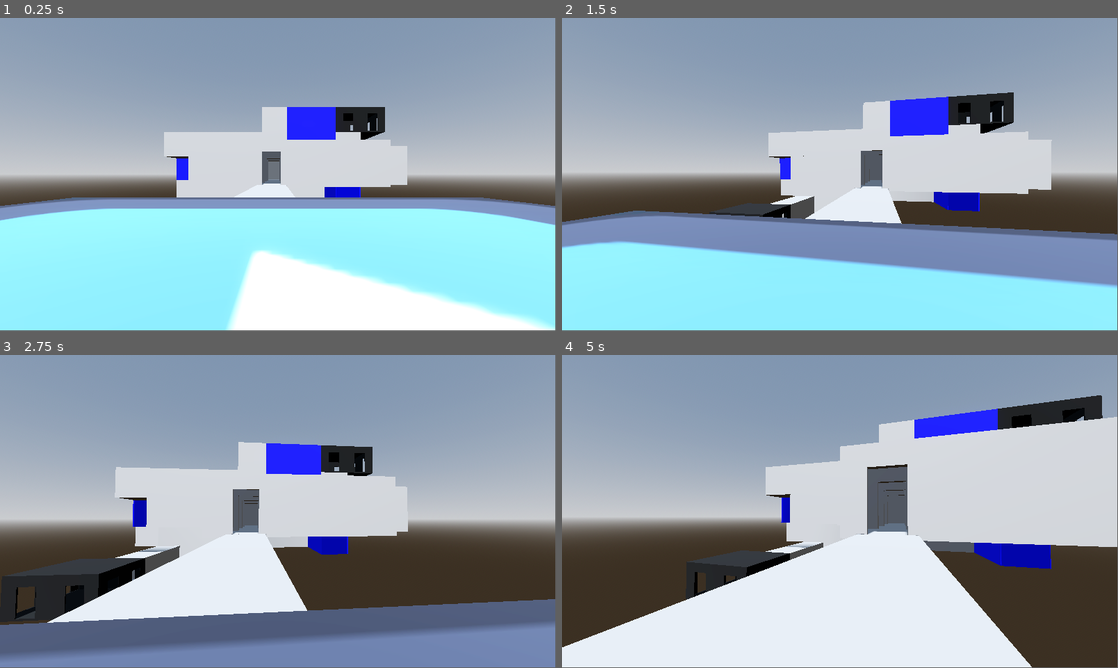
Above: before the commit, frames 1-4 (two rows, left to right).
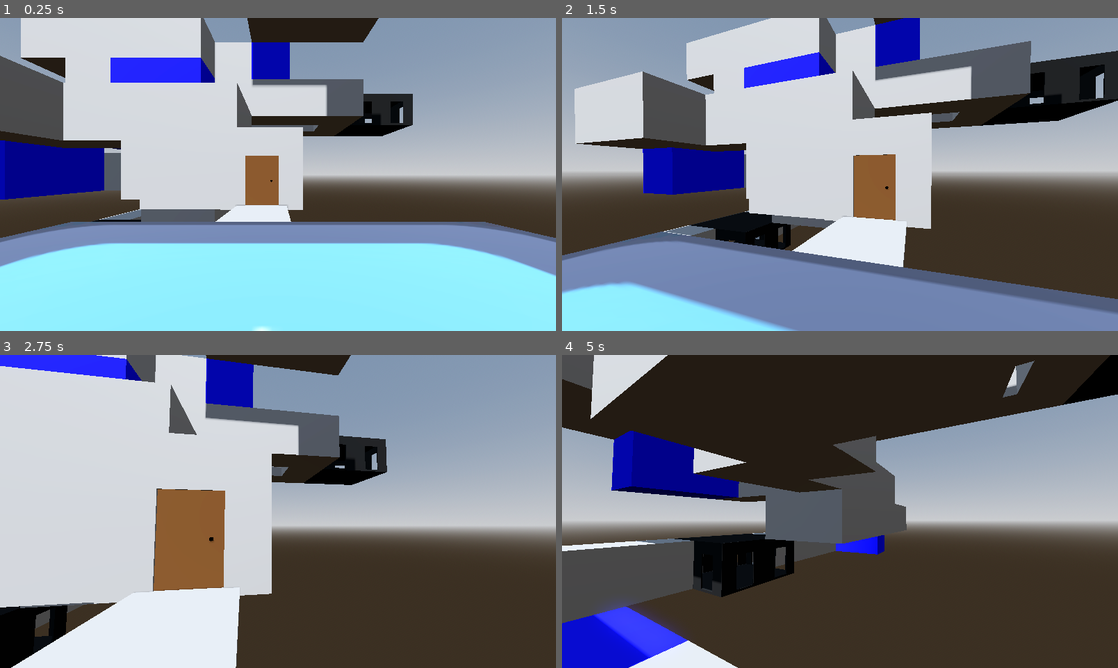
Above: after the commit, the same moments.

Repository: Kiril-P/The-Dungeon-Was-A-Mistake
Game: Godot game, scene res://Dungeon/DungeonTest.tscn
Same seed, same stepped clock (60 frames per second), same inputs: the game is played once before the commit and once after it. The engine's default icon, where the game draws it, is replaced by a stand-in: a white triangle on a blue panel in a dark square.
Inputs (mouse positions are in pixels of both pictures, inside the frame that each line leads up to):
- Up to frame 1 (0.25 s): no input
- Up to frame 2 (1.5 s): tap Enter at 0.5 s; move the mouse to (867, 171) at 0.52 s; hold Shift (sprint, bound only after the commit) 0.53-1.28 s; hold W (forward) from 0.53 s (still down); tap E (interact, bound only after the commit) at 0.6 s; tap Space (jump) at 0.77, 1.07 s; move the mouse to (812, 174) at 1.27 s; tap Shift (sprint, bound only after the commit) at 1.35 s
- Up to frame 3 (2.75 s): keep holding W (forward); tap Space (jump) at 1.52, 1.55, 1.82 s; move the mouse to (289, 505) at 2.02 s; hold Space (jump) from 2.03 s (still down); tap E (interact, bound only after the commit) at 2.3 s
- Up to frame 4 (5 s): keep holding W (forward); move the mouse to (834, 514) at 2.77 s; release Space (jump) at 2.78 s; tap E (interact, bound only after the commit) at 2.85, 4.55 s; tap Space (jump) at 3.02, 3.32, 3.77, 3.8, 4.07, 4.52, 4.82 s; tap Shift (sprint, bound only after the commit) at 3.05 s; move the mouse to (878, 514) at 3.52 s; hold Shift (sprint, bound only after the commit) 3.53-4.28 s; move the mouse to (795, 508) at 4.27 s; tap N at 4.35 s
In our replay, the window is 799x449 before the commit and 800x450 after it. These sizes can differ from the game's own. Grey fills any space a smaller window leaves; there, only what the larger window draws over its background counts as a difference.

The runs differ from the first frame. In frame 1, 55% of the frame differs, in the area x 0-100%, y 0-100%; in frame 2, 67%; in frame 3, 62%; in frame 4, 80%.

Commit message:
Sprinting and doors

Diff:
--- a/Dungeon/DungeonTest.tscn
+++ b/Dungeon/DungeonTest.tscn
@@ -6,6 +6,7 @@
 [ext_resource type="PackedScene" uid="uid://bq6k2v7kv4p36" path="res://Dungeon/Rooms/corridor.tscn" id="4_tflsa"]
 [ext_resource type="Script" uid="uid://cho5u58yeku82" path="res://addons/SimpleDungeons/DungeonRoom3D.gd" id="5_tflsa"]
 [ext_resource type="PackedScene" uid="uid://ca4s7pcmac7a1" path="res://World.tscn" id="5_y8oqj"]
+[ext_resource type="PackedScene" uid="uid://m6evl16n32g8" path="res://objects/door.tscn" id="7_udry3"]
 
 [node name="DungeonTest" type="Node3D"]
 
@@ -13,6 +14,7 @@
 script = ExtResource("1_7kxvu")
 room_scenes = Array[PackedScene]([ExtResource("2_us8i8"), ExtResource("3_y8oqj")])
 corridor_room_scene = ExtResource("4_tflsa")
+show_debug_in_editor = false
 visualize_generation_wait_between_iterations = 0
 metadata/_custom_type_script = "uid://mruukps43xuo"
 
@@ -21,13 +23,25 @@
 script = ExtResource("5_tflsa")
 metadata/_custom_type_script = "uid://cho5u58yeku82"
 
-[node name="CSGBox3D" type="CSGBox3D" parent="DungeonGenerator3D/DungeonRoom3D"]
-transform = Transform3D(1, 0, 0, 0, 1, 0, 0, 0, 1, 0, -4.75, 8.668)
+[node name="entrance platform" type="CSGBox3D" parent="DungeonGenerator3D/DungeonRoom3D"]
+transform = Transform3D(1, 0, 0, 0, 1, 0, 0, 0, 1, 0, -4.75, 0.5027237)
 use_collision = true
-size = Vector3(6, 0.5, 27.665)
+size = Vector3(6, 0.5, 11.334454)
 
-[node name="DOOR" type="Node3D" parent="DungeonGenerator3D/DungeonRoom3D"]
+[node name="door" parent="DungeonGenerator3D/DungeonRoom3D" instance=ExtResource("7_udry3")]
+transform = Transform3D(1, 0, 0, 0, 1, 0, 0, 0, 1, 0.48999977, -1.5, -4.9972763)
+
+[node name="DOOR_ENTRANCE" type="Node3D" parent="DungeonGenerator3D/DungeonRoom3D"]
 transform = Transform3D(1, 0, 0, 0, 1, 0, 0, 0, 1, 0, 0, -4.9885178)
 
+[node name="entrance wall" type="CSGBox3D" parent="DungeonGenerator3D/DungeonRoom3D"]
+transform = Transform3D(1, 0, 0, 0, 1, 0, 0, 0, 1, 0, 0, -4.9972763)
+size = Vector3(10, 10, 0.5)
+
+[node name="CSGBox3D2" type="CSGBox3D" parent="DungeonGenerator3D/DungeonRoom3D/entrance wall"]
+transform = Transform3D(1, 0, 0, 0, 1, 0, 0, 0, 1, 0, -1.5, 0)
+operation = 2
+size = Vector3(4, 6, 1)
+
 [node name="World" parent="." instance=ExtResource("5_y8oqj")]
-transform = Transform3D(1, 0, 0, 0, 1, 0, 0, 0, 1, 6.283909, 0.52573776, 82.98627)
+transform = Transform3D(1, 0, 0, 0, 1, 0, 0, 0, 1, 6.984272, 0.324543, 65.253685)
--- a/Dungeon/Rooms/corridor.tscn
+++ b/Dungeon/Rooms/corridor.tscn
@@ -28,24 +28,24 @@
 size = Vector3(9, 9, 9)
 
 [node name="DOOR?_FRONT" type="CSGBox3D" parent="CSGBox3D"]
-transform = Transform3D(1, 0, 0, 0, 1, 0, 0, 0, 1, 0, -1, 5)
+transform = Transform3D(1, 0, 0, 0, 1, 0, 0, 0, 1, 0, 0, 5)
 operation = 2
-size = Vector3(4, 7, 1)
+size = Vector3(9, 9, 1)
 
 [node name="DOOR?_BACK" type="CSGBox3D" parent="CSGBox3D"]
-transform = Transform3D(1, 0, 0, 0, 1, 0, 0, 0, 1, 0, -1, -5)
+transform = Transform3D(1, 0, 0, 0, 1, 0, 0, 0, 1, 0, 0, -5)
 operation = 2
-size = Vector3(4, 7, 1)
+size = Vector3(9, 9, 1)
 
 [node name="DOOR?_RIGHT" type="CSGBox3D" parent="CSGBox3D"]
-transform = Transform3D(1, 0, 0, 0, 1, 0, 0, 0, 1, -5, -1, 0)
+transform = Transform3D(1, 0, 0, 0, 1, 0, 0, 0, 1, -5, 0, 0)
 operation = 2
-size = Vector3(1, 7, 4)
+size = Vector3(1, 9, 9)
 
 [node name="DOOR?_LEFT" type="CSGBox3D" parent="CSGBox3D"]
-transform = Transform3D(1, 0, 0, 0, 1, 0, 0, 0, 1, 5, -1, 0)
+transform = Transform3D(1, 0, 0, 0, 1, 0, 0, 0, 1, 5, 0, 0)
 operation = 2
-size = Vector3(1, 7, 4)
+size = Vector3(1, 9, 9)
 
 [node name="RemoveUnusedDoors" type="Node" parent="."]
 script = SubResource("GDScript_jfi38")
--- a/Dungeon/Rooms/living_room.tscn
+++ b/Dungeon/Rooms/living_room.tscn
@@ -8,6 +8,7 @@
 [node name="LivingRoom" type="Node3D"]
 script = ExtResource("1_6bpf7")
 size_in_voxels = Vector3i(2, 1, 2)
+min_count = 5
 max_count = 10
 metadata/_custom_type_script = "uid://cho5u58yeku82"
 
--- a/Dungeon/Rooms/stair.tscn
+++ b/Dungeon/Rooms/stair.tscn
@@ -1,6 +1,7 @@
-[gd_scene load_steps=3 format=3 uid="uid://dv8kjpsh2ovp6"]
+[gd_scene load_steps=4 format=3 uid="uid://dv8kjpsh2ovp6"]
 
 [ext_resource type="Script" uid="uid://cho5u58yeku82" path="res://addons/SimpleDungeons/DungeonRoom3D.gd" id="1_8win1"]
+[ext_resource type="PackedScene" uid="uid://m6evl16n32g8" path="res://objects/door.tscn" id="2_r75i5"]
 
 [sub_resource type="StandardMaterial3D" id="StandardMaterial3D_8win1"]
 albedo_color = Color(0, 0, 1, 1)
@@ -21,18 +22,24 @@
 operation = 2
 size = Vector3(19, 19, 9)
 
-[node name="DOOR?_RIGHT" type="CSGBox3D" parent="CSGBox3D"]
-transform = Transform3D(1, 0, 0, 0, 1, 0, 0, 0, 1, -10, -6, 0)
+[node name="DOOR?_DOWN" type="CSGBox3D" parent="CSGBox3D"]
+transform = Transform3D(1, 0, 0, 0, 1, 0, 0, 0, 1, -10, -6.5, 0)
 operation = 2
-size = Vector3(1, 7, 4)
+size = Vector3(1, 6, 4)
 
-[node name="DOOR?_LEFT" type="CSGBox3D" parent="CSGBox3D"]
-transform = Transform3D(1, 0, 0, 0, 1, 0, 0, 0, 1, 10, 4, 0)
+[node name="DOOR?_UP" type="CSGBox3D" parent="CSGBox3D"]
+transform = Transform3D(1, 0, 0, 0, 1, 0, 0, 0, 1, 10, 3.5, 0)
 operation = 2
-size = Vector3(1, 7, 4)
+size = Vector3(1, 6, 4)
 
 [node name="CSGPolygon3D" type="CSGPolygon3D" parent="."]
 transform = Transform3D(1, 0, 0, 0, 1, 0, 0, 0, 1, 0, 0, 4.60727)
 use_collision = true
-polygon = PackedVector2Array(0, -9.5, 9.5, 0.5, 9.5, -9.5)
+polygon = PackedVector2Array(-8, -9.5, 9.5, 0.5, 9.5, -9.5)
 depth = 9.5
+
+[node name="door down" parent="." instance=ExtResource("2_r75i5")]
+transform = Transform3D(-4.371139e-08, 0, 1, 0, 1, 0, -1, 0, -4.371139e-08, -9.75, -6.5, -0.49)
+
+[node name="door up" parent="." instance=ExtResource("2_r75i5")]
+transform = Transform3D(-4.371139e-08, 0, 1, 0, 1, 0, -1, 0, -4.371139e-08, 9.75, 3.5, -0.49)
--- a/World.tscn
+++ b/World.tscn
@@ -31,7 +31,7 @@
 size = Vector3(2, 1, 2)
 
 [node name="player" parent="." instance=ExtResource("2_2dftf")]
-transform = Transform3D(1, 0, 0, 0, 1, 0, 0, 0, 1, 0, 1.6999128, 0)
+transform = Transform3D(2, 0, 0, 0, 2, 0, 0, 0, 2, 0, 2.7775514, 0)
 
 [node name="DirectionalLight3D" type="DirectionalLight3D" parent="."]
 transform = Transform3D(1, 0, 0, 0, 0.57357645, 0.81915206, 0, -0.81915206, 0.57357645, 0, 5.3747616, 0)
--- /dev/null
+++ b/general scripts/door.gd
@@ -0,0 +1,11 @@
+extends Node3D
+
+var opened = false
+
+func toggle_door():
+	if $AnimationPlayer.current_animation != "open" and $AnimationPlayer.current_animation != "close":
+		opened = !opened
+		if !opened:
+			$AnimationPlayer.play("close")
+		if opened:
+			$AnimationPlayer.play("open")
--- /dev/null
+++ b/objects/door.tscn
@@ -0,0 +1,84 @@
+[gd_scene load_steps=8 format=3 uid="uid://m6evl16n32g8"]
+
+[ext_resource type="Script" uid="uid://dlmb51ncy8nvo" path="res://general scripts/door.gd" id="1_566yj"]
+
+[sub_resource type="StandardMaterial3D" id="StandardMaterial3D_j7xx1"]
+albedo_color = Color(0.3427414, 0.21087912, 0.07598064, 1)
+
+[sub_resource type="StandardMaterial3D" id="StandardMaterial3D_khffo"]
+albedo_color = Color(0, 0, 0, 1)
+metallic = 1.0
+
+[sub_resource type="Animation" id="Animation_j7xx1"]
+length = 0.001
+tracks/0/type = "value"
+tracks/0/imported = false
+tracks/0/enabled = true
+tracks/0/path = NodePath("hinge:rotation")
+tracks/0/interp = 1
+tracks/0/loop_wrap = true
+tracks/0/keys = {
+"times": PackedFloat32Array(0),
+"transitions": PackedFloat32Array(1),
+"update": 0,
+"values": [Vector3(0, 0, 0)]
+}
+
+[sub_resource type="Animation" id="Animation_khffo"]
+resource_name = "close"
+tracks/0/type = "value"
+tracks/0/imported = false
+tracks/0/enabled = true
+tracks/0/path = NodePath("hinge:rotation")
+tracks/0/interp = 2
+tracks/0/loop_wrap = true
+tracks/0/keys = {
+"times": PackedFloat32Array(0, 1),
+"transitions": PackedFloat32Array(1, 1),
+"update": 0,
+"values": [Vector3(0, 1.5707964, 0), Vector3(0, 0, 0)]
+}
+
+[sub_resource type="Animation" id="Animation_566yj"]
+resource_name = "open"
+tracks/0/type = "value"
+tracks/0/imported = false
+tracks/0/enabled = true
+tracks/0/path = NodePath("hinge:rotation")
+tracks/0/interp = 2
+tracks/0/loop_wrap = true
+tracks/0/keys = {
+"times": PackedFloat32Array(0, 1),
+"transitions": PackedFloat32Array(1, 1),
+"update": 0,
+"values": [Vector3(0, 0, 0), Vector3(0, 1.5707964, 0)]
+}
+
+[sub_resource type="AnimationLibrary" id="AnimationLibrary_4hvcy"]
+_data = {
+&"RESET": SubResource("Animation_j7xx1"),
+&"close": SubResource("Animation_khffo"),
+&"open": SubResource("Animation_566yj")
+}
+
+[node name="door" type="Node3D"]
+script = ExtResource("1_566yj")
+
+[node name="hinge" type="Node3D" parent="."]
+transform = Transform3D(1, 0, 0, 0, 1, 0, 0, 0, 1, -2.5, 0, 0)
+
+[node name="door" type="CSGBox3D" parent="hinge"]
+transform = Transform3D(1, 0, 0, 0, 1, 0, 0, 0, 1, 2.0146976, 0, 0)
+material_override = SubResource("StandardMaterial3D_j7xx1")
+use_collision = true
+size = Vector3(4, 6, 0.25)
+
+[node name="knob" type="CSGCylinder3D" parent="hinge"]
+transform = Transform3D(0.25, 0, 0, 0, -1.3113417e-08, -0.25, 0, 0.3, -1.0927847e-08, 3.229095, -8.4840215e-09, -0.0037754774)
+material_override = SubResource("StandardMaterial3D_khffo")
+height = 2.5175781
+
+[node name="AnimationPlayer" type="AnimationPlayer" parent="."]
+libraries = {
+&"": SubResource("AnimationLibrary_4hvcy")
+}
--- a/player/player.gd
+++ b/player/player.gd
@@ -1,8 +1,9 @@
 extends CharacterBody3D
 
 const SPEED = 5.0
+const SPRINT_MULTIPLIER = 2.0
 const JUMP_VELOCITY = 4.5
-const NOCLIP_SPEED = SPEED * 2.0
+const NOCLIP_SPEED = SPEED * 3.0
 
 var noclip: bool = false
 var _v_prev: bool = false
@@ -14,7 +15,7 @@
 	_orig_mask = collision_mask
 
 func _physics_process(delta: float) -> void:
-	# Toggle noclip with the V key.
+	# Toggle noclip with the V key
 	var v_now := Input.is_physical_key_pressed(KEY_V)
 	if v_now and not _v_prev:
 		noclip = not noclip
@@ -27,14 +28,15 @@
 			collision_mask = _orig_mask
 	_v_prev = v_now
 
+	# === NOCLIP MODE ===
 	if noclip:
-		# Free-fly (no gravity, no collisions).
 		var input_dir := Input.get_vector("left", "right", "forward", "backward")
 		var direction := (transform.basis * Vector3(input_dir.x, 0, input_dir.y)).normalized()
+
 		velocity.x = direction.x * NOCLIP_SPEED
 		velocity.z = direction.z * NOCLIP_SPEED
 
-		# Up/Down: Space (jump) to go up, Shift to go down.
+		# Vertical movement in noclip
 		if Input.is_action_pressed("jump") or Input.is_physical_key_pressed(KEY_SPACE):
 			velocity.y = NOCLIP_SPEED
 		elif Input.is_physical_key_pressed(KEY_SHIFT):
@@ -45,20 +47,30 @@
 		move_and_slide()
 		return
 
-	# Normal movement with gravity and collisions.
+	# === NORMAL MOVEMENT ===
+	# Apply gravity when not on floor
 	if not is_on_floor():
 		velocity += get_gravity() * delta
 
+	# Jump
 	if Input.is_action_just_pressed("jump") and is_on_floor():
 		velocity.y = JUMP_VELOCITY
 
+	# Get input direction
 	var input_dir := Input.get_vector("left", "right", "forward", "backward")
 	var direction := (transform.basis * Vector3(input_dir.x, 0, input_dir.y)).normalized()
+
+	# Determine current speed (with sprint)
+	var current_speed := SPEED
+	if is_on_floor() and Input.is_action_pressed("sprint") and direction.length() > 0:
+		current_speed *= SPRINT_MULTIPLIER
+
+	# Apply movement
 	if direction:
-		velocity.x = direction.x * SPEED
-		velocity.z = direction.z * SPEED
+		velocity.x = direction.x * current_speed
+		velocity.z = direction.z * current_speed
 	else:
-		velocity.x = move_toward(velocity.x, 0, SPEED)
-		velocity.z = move_toward(velocity.z, 0, SPEED)
+		velocity.x = move_toward(velocity.x, 0, current_speed)
+		velocity.z = move_toward(velocity.z, 0, current_speed)
 
 	move_and_slide()
--- a/player/player.tscn
+++ b/player/player.tscn
@@ -1,7 +1,8 @@
-[gd_scene load_steps=5 format=3 uid="uid://dwhwlbteewmx6"]
+[gd_scene load_steps=6 format=3 uid="uid://dwhwlbteewmx6"]
 
 [ext_resource type="Script" uid="uid://dbmtxhw5r4g37" path="res://player/player.gd" id="1_oul6g"]
 [ext_resource type="Script" uid="uid://c6je13h13meyb" path="res://player/fp_camera.gd" id="2_rkbax"]
+[ext_resource type="Script" uid="uid://dp28v28twu4qh" path="res://player/player_interact.gd" id="3_g1dw6"]
 
 [sub_resource type="CapsuleShape3D" id="CapsuleShape3D_kqu6x"]
 
@@ -17,8 +18,12 @@
 mesh = SubResource("CapsuleMesh_oul6g")
 
 [node name="head" type="Node3D" parent="."]
-transform = Transform3D(1, 0, 0, 0, 1, 0, 0, 0, 1, 0, 0.7211542, 0)
+transform = Transform3D(1, 0, 0, 0, 1, 0, 0, 0, 1, 0, 0.7087922, 0)
 script = ExtResource("2_rkbax")
 
 [node name="Camera3D" type="Camera3D" parent="head"]
-transform = Transform3D(1, 0, 0, 0, 1, 0, 0, 0, 1, 0, 0, -0.16866025)
+transform = Transform3D(1, 0, 0, 0, 1, 0, 0, 0, 1, 0, 0, -0.093281746)
+
+[node name="RayCast3D" type="RayCast3D" parent="head"]
+transform = Transform3D(3, 0, 0, 0, -1.3113416e-07, -3, 0, 3, -1.3113416e-07, 0, 0, -0.33476204)
+script = ExtResource("3_g1dw6")
--- /dev/null
+++ b/player/player_interact.gd
@@ -0,0 +1,9 @@
+extends RayCast3D
+
+
+func _physics_process(delta: float) -> void:
+	if is_colliding():
+		var hit = get_collider()
+		if hit.name == "door":
+			if Input.is_action_just_pressed("interact"):
+				hit.get_parent().get_parent().toggle_door()
--- a/project.godot
+++ b/project.godot
@@ -14,6 +14,12 @@
 run/main_scene="uid://cbp2805aenqf4"
 config/features=PackedStringArray("4.5", "Forward Plus")
 config/icon="res://icon.svg"
+
+[display]
+
+window/size/viewport_width=1920
+window/size/viewport_height=1080
+window/stretch/mode="viewport"
 
 [editor_plugins]
 
@@ -46,3 +52,13 @@
 "events": [Object(InputEventKey,"resource_local_to_scene":false,"resource_name":"","device":-1,"window_id":0,"alt_press …(191 unchanged characters)…
 ]
 }
+interact={
+"deadzone": 0.2,
+"events": [Object(InputEventKey,"resource_local_to_scene":false,"resource_name":"","device":-1,"window_id":0,"alt_pressed":false,"shift_pressed":false,"ctrl_pressed":false,"meta_pressed":false,"pressed":false,"keycode":0,"physical_keycode":69,"key_label":0,"unicode":101,"location":0,"echo":false,"script":null)
+]
+}
+sprint={
+"deadzone": 0.2,
+"events": [Object(InputEventKey,"resource_local_to_scene":false,"resource_name":"","device":-1,"window_id":0,"alt_pressed":false,"shift_pressed":false,"ctrl_pressed":false,"meta_pressed":false,"pressed":false,"keycode":0,"physical_keycode":4194325,"key_label":0,"unicode":0,"location":0,"echo":false,"script":null)
+]
+}
Not shown: 1 places in Dungeon/DungeonTest.tscn that only renumber resources
Not shown, added: general scripts/door.gd.uid
Not shown, added: player/player_interact.gd.uid
